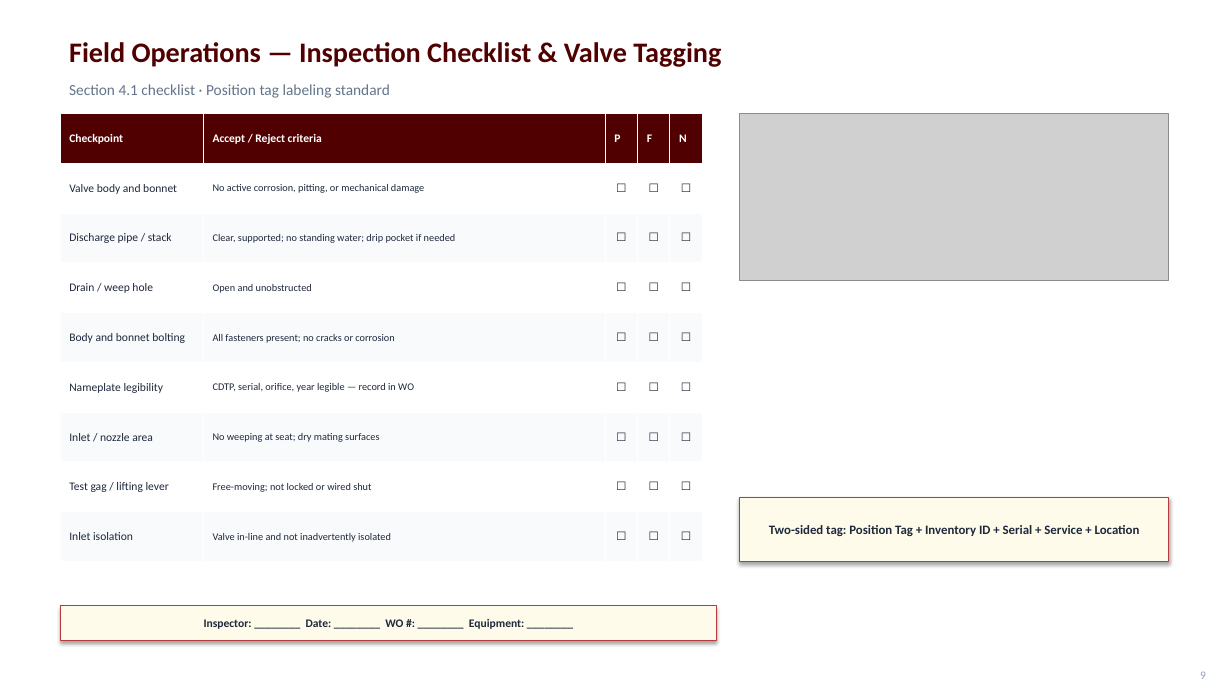
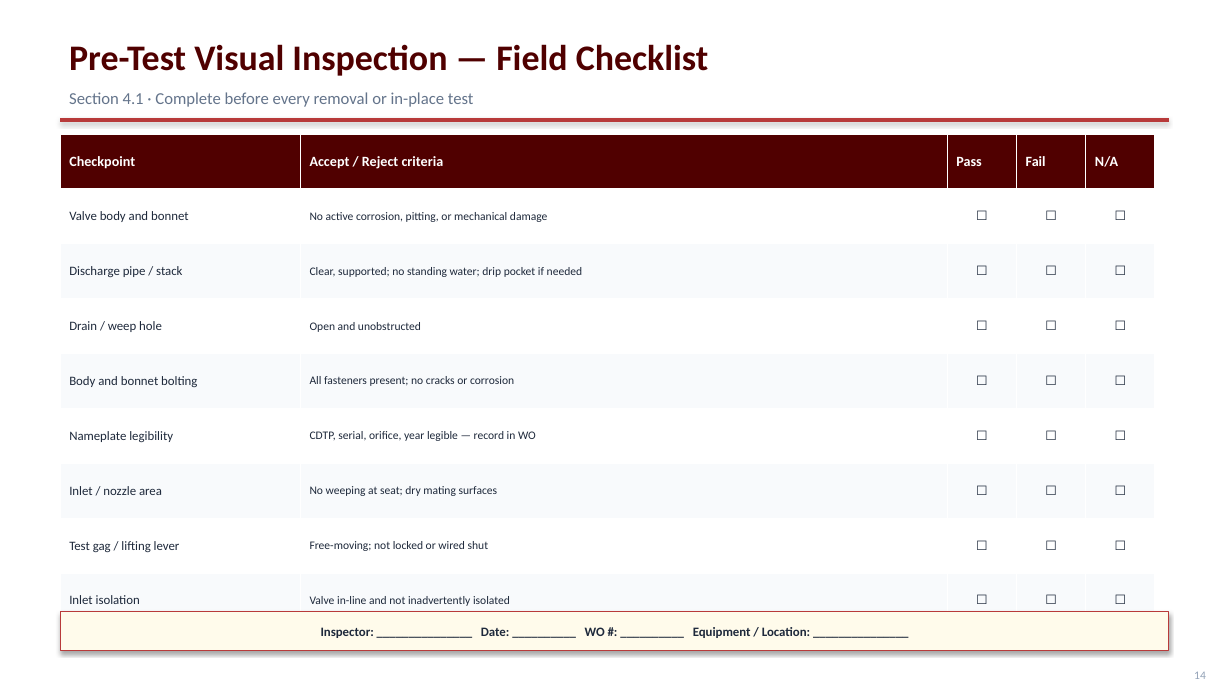
Before and after one commit to stavan12-a11y/PSV-Compliance-Tracking-Dashboard, a slide deck: slide 15 of docs/presentation/UES-Steam-Safety-Program.pptx (slide 10 before the commit). Drawn at 1232x693 pixels with LibreOffice and Linux fonts; fonts in the diff are those of the drawing; grey boxes stand for pictures. Boxes give left, top, right and bottom in pixels: in the first picture for what was removed or moved away, otherwise in the second. Text is boxed around its words. In the diff, an @@ line names an element or a change of style, - is before the commit and + after.

```diff
--- a/docs/presentation/UES-Steam-Safety-Program.pptx
+++ b/docs/presentation/UES-Steam-Safety-Program.pptx
@@ text at (x1=69, y1=44, x2=709, y2=76): text changed; size 22 to 28 pt @@
-Field Operations — Inspection Checklist & Valve Tagging
+Pre-Test Visual Inspection — Field Checklist
@@ rectangle added at (x1=60, y1=118, x2=1169, y2=122), fill #B83A3A @@
@@ text at (x1=69, y1=92, x2=474, y2=107): text changed; size 12 to 13 pt @@
-Section 4.1 checklist · Position tag labeling standard
+Section 4.1 · Complete before every removal or in-place test
@@ picture removed at (x1=739, y1=114, x2=1169, y2=280) @@
@@ table at (x1=60, y1=134, x2=1155, y2=628) @@
-row 1: Checkpoint | Accept / Reject criteria | P | F | N
+row 1: Checkpoint | Accept / Reject criteria | Pass | Fail | N/A
@@ size 9 to 11 pt in "Checkpoint", "Accept / Reject criteria" @@
@@ size 9 to 10 pt in "Valve body and bonnet", "☐", "☐", "☐" and 28 more places @@
@@ size 8 to 9 pt in "No active corrosion, pitting, or mechanical damage", "Clear, supported; no standing water; drip pocket ...", "Open and unobstructed", "All fasteners present; no cracks or corrosion" and 4 more places @@
@@ table resized from (x1=60, y1=114, x2=702, y2=562) to (x1=60, y1=134, x2=1155, y2=628) @@
@@ rectangle removed at (x1=739, y1=497, x2=1169, y2=562) @@
-Two-sided tag: Position Tag + Inventory ID + Serial + Service + Location
@@ rectangle "Inspector: _______________ Date: __________ WO ..." resized from (x1=60, y1=605, x2=716, y2=640) to (x1=60, y1=612, x2=1169, y2=651) @@
@@ text in rectangle at (x1=321, y1=627, x2=810, y2=638): text changed; size 9 to 10 pt @@
-Inspector: ________ Date: ________ WO #: ________ Equipment: ________
+Inspector: _______________ Date: __________ WO #: __________ Equipment / Location: _______________
@@ text at (x1=1194, y1=671, x2=1206, y2=679): text changed @@
-9
+14
```
Also in this commit, not shown: 10 other slides changed, 7 slides added, 2 other files.
